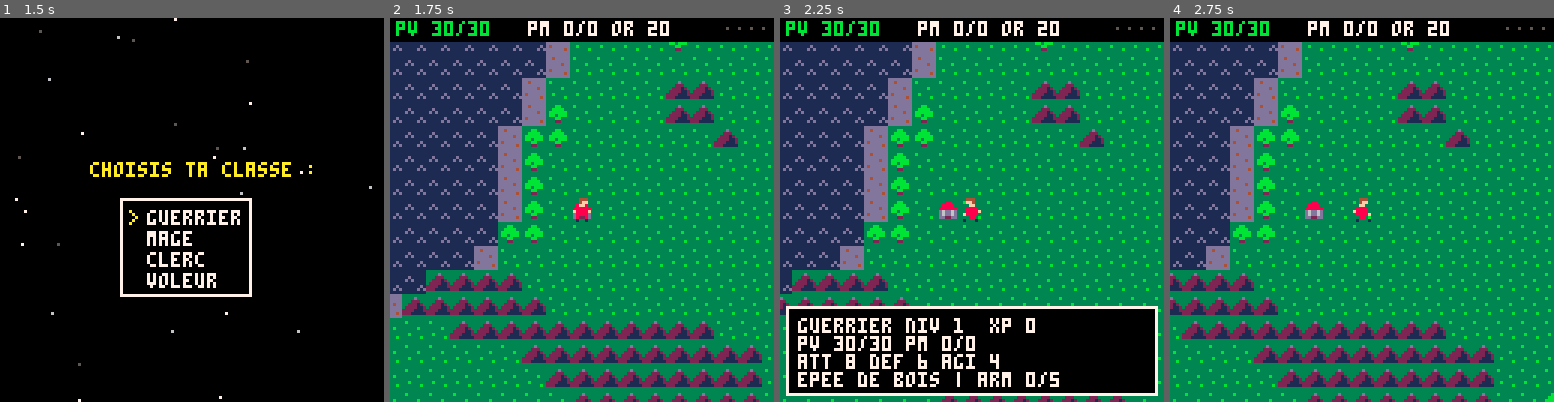
Above: before the commit, frames 1-4 (left to right).
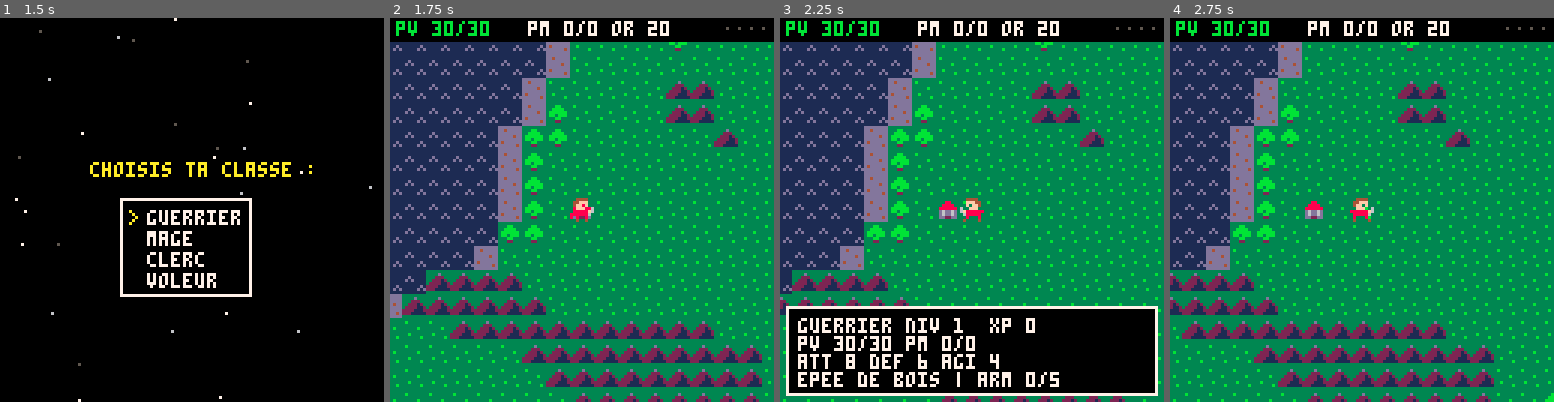
Above: after the commit, the same moments.

Repository: boblefrag/avenir-en-commun-rpg
Game: PICO-8 cartridge main.p8
Same seed, same stepped clock (60 frames per second), same inputs: the game is played once before the commit and once after it.
Inputs:
- Up to frame 1 (1.5 s): tap X (X key) at 0.33, 1.07 s; tap O (Z key) at 0.7 s
- Up to frame 2 (1.75 s): hold Right from 1.6 s (still down); tap O (Z key) at 1.7 s
- Up to frame 3 (2.25 s): tap X (X key) at 1.85 s; release Right at 2.1 s; tap O (Z key) at 2.1 s; hold Up from 2.15 s (still down)
- Up to frame 4 (2.75 s): release Up at 2.42 s; hold Right from 2.47 s (still down); tap O (Z key) at 2.5 s

Frame 1 is identical in both runs. In frame 2, 0.1% of the frame differs, in the area x 46-54%, y 46-54%; in frame 3, 0.2%; in frame 4, 0.2%.

Commit message:
Super potion, decors de combat et de boutique, sprites retouches
- super potion : +80 pv, 60 or, butin des monstres a 25 or et plus,
  sauvegardee en 0x5e0d
- decors dessines en code (src/decor.lua) : plaine, foret, cote, donjon,
  ciel de nuit ou de jour selon les gemmes ; boutique avec etageres,
  comptoir et enseigne ; la graine du hasard est restauree apres dessin
- sprites redessines : spartoi, sirene, cyclope, ombre, diablotin,
  chien d'orthros ; loup en gris
- heros de la carte : de profil avec cape de la couleur de la classe
  et epee, frame de marche avec cape au vent

Co-Authored-By: Claude Opus 5.5 <noreply@anthropic.com>

Diff:
--- a/main.p8
+++ b/main.p8
@@ -10,6 +10,7 @@
 #include src/battle.lua
 #include src/town.lua
 #include src/dungeon.lua
+#include src/decor.lua
 
 
 
--- a/src/battle.lua
+++ b/src/battle.lua
@@ -10,6 +10,9 @@
  local b=m[8]\10==1
  mmax,mdk=flr(m[2]*(b and 1.3 or 2)),b and .75 or .55
  mo,mhp,bt,shd,hid,hit,blk=m,mmax,0,0,false,0,0
+ -- decor (decor.lua) : donjon, ou selon la case du heros sur la carte
+ local t=mget(px,py)
+ bk=prev==dungeon and 4 or (t==4 or t==5) and 2 or (t==2 or t==9) and 3 or 1
  jingle(40,m[8]==15 and 32 or 24)
  msg(m[1].." surgit !",bmenu)
 end
@@ -27,7 +30,7 @@
   if h.cl==4 then hide() else bmagic() end
  elseif i==3 then
   hid=false
-  menu(items(),4,60,function(o)
+  menu(items(),4,56,function(o)
    close()
    local t,u=use_item(o)
    if not t then
@@ -205,15 +208,16 @@
 end
 
 -- butin : 25% des combats (40% pour le voleur, toujours sur un boss)
--- 40% potion (ou potion de magie si on a des pm), sinon un tresor
+-- 40% potion (super potion sur les monstres qui donnent 25 or et
+-- plus, ou potion de magie si on a des pm), sinon un tresor
 -- d'autant plus precieux que le monstre donne de l'or
 function loot()
  if (rnd(100)>=(mo[8]\10==1 and 100 or h.cl==4 and 40 or 25)) return ""
  if rnd()<.4 then
-  local k=h.pm>0 and rnd()<.5 and "eth" or "pot"
+  local k=h.pm>0 and rnd()<.5 and "eth" or mo[7]>=25 and "spo" or "pot"
   if h[k]<9 then
    h[k]+=1
-   return "\nobjet : "..(k=="pot" and "potion" or "potion de magie").." !"
+   return "\nobjet : "..(k=="pot" and "potion" or k=="spo" and "super potion" or "potion de magie").." !"
   end
  end
  local i=flr(rnd(min(6,1+mo[7]\12)))+1
@@ -239,8 +243,11 @@
 function battle.draw()
  if (hit>0) hit-=1
  if (blk>0) blk-=1
- cls(hit>5 and hit<9 and 8 or 1)
- rectfill(0,64,127,127,3)
+ if hit>5 and hit<9 then
+  cls(8)
+ else
+  backdrop(bk)
+ end
  pal(11,mo[10])
  pal(3,mo[11])
  -- 16x16 agrandi x3, boss 32x32 agrandi x2
--- a/src/data.lua
+++ b/src/data.lua
@@ -18,7 +18,7 @@
 -- 74 cyclope, 76 chien, 78 ombre, 98 diablotin, 100 serpent ; 128+ boss en 32x32
 -- couleurs : remplacent le 11 et le 3 du sprite (pal)
 -- special (boss) : voir spn plus bas
-mons=tbl("harpie,14,5,1,6,5,3,1,64,4,2,0|loup,16,7,2,5,6,4,1,76,3,6,0|sanglier,20,8,2,3,7,5,1,68,4,2,0|saty …(1177 unchanged characters)…
+mons=tbl("harpie,14,5,1,6,5,3,1,64,4,2,0|loup,16,7,2,5,6,4,1,76,6,5,0|sanglier,20,8,2,3,7,5,1,68,4,2,0|saty …(1177 unchanged characters)…
 
 -- attaques speciales des boss, au 3e tour puis tous les 3 tours :
 -- 1 frappe double, 2 se soigne, 3 frappe triple,
--- /dev/null
+++ b/src/decor.lua
@@ -0,0 +1,104 @@
+-- decors des combats et des boutiques, dessines en code (aucun sprite)
+-- apercus : rendu python dans le dossier de travail de claude
+
+-- sol en perspective : lignes de plus en plus espacees vers le bas,
+-- et lignes fuyantes vers le centre de l'horizon (y=64)
+function persp(c)
+ for i=1,9 do
+  local y=64+i*i*.8
+  line(0,y,127,y,c)
+ end
+ for i=-6,6 do
+  line(64+i*8,64,64+i*48,127,c)
+ end
+end
+
+-- ciel : nuit etoilee et croissant de lune, plein jour a 3 gemmes
+function sky()
+ local day=ngems()>2
+ cls(day and 12 or 1)
+ if day then
+  circfill(100,14,7,10)
+ else
+  for i=1,30 do pset(rnd(128),rnd(56),rnd({5,6,7})) end
+  circfill(100,14,6,7)
+  circfill(103,12,6,1)
+ end
+end
+
+-- decor de combat ; k : 1 plaine, 2 foret, 3 cote, 4 donjon
+-- srand(7) fige etoiles, arbres et touffes d'une frame a l'autre ;
+-- la graine r tiree avant est remise a la fin pour que le hasard du
+-- jeu (degats, fuite...) reste aleatoire
+function backdrop(k)
+ local r=rnd()
+ srand(7)
+ if k==4 then
+  -- mur de briques, deux torches, dallage sombre
+  cls(5)
+  for y=0,63,6 do
+   line(0,y,127,y,1)
+   for x=y\6%2*6,127,12 do line(x,y,x,y+5,1) end
+  end
+  for x in all({16,108}) do
+   rectfill(x,30,x+2,40,4)
+   circfill(x+1,27,3,9)
+   circfill(x+1,26,1,10)
+  end
+  rectfill(0,64,127,127,0)
+  persp(5)
+ else
+  sky()
+  local g,d=split("3,3,15")[k],split("11,11,9")[k]
+  if k==1 then
+   -- collines au loin
+   for x=0,159,40 do circfill(x,72,26,13) end
+  elseif k==2 then
+   -- lisiere de foret
+   for x=-4,132,9 do
+    local h=rnd(8)
+    circfill(x,58-h,6+rnd(3),3)
+    rectfill(x-1,58-h,x+1,64,4)
+   end
+  else
+   -- mer et vaguelettes
+   rectfill(0,50,127,63,12)
+   for i=1,25 do
+    local x,y=rnd(128),50+rnd(13)
+    line(x,y,x+3,y,7)
+   end
+  end
+  rectfill(0,64,127,127,g)
+  -- ombre a l'horizon (trame 2 couleurs)
+  fillp(0b1010010110100101)
+  rectfill(0,64,127,69,g+16*split("1,1,4")[k])
+  fillp()
+  -- touffes, plus longues au premier plan
+  for i=1,70 do
+   local x,y=rnd(128),64+rnd(63)
+   line(x,y,x+(y-60)/12,y,d)
+  end
+ end
+ srand(r)
+end
+
+-- boutique : mur de planches, etageres de fioles, marchand, comptoir
+function shop()
+ local r=rnd()
+ cls(4)
+ for x=0,127,10 do line(x,0,x,63,2) end
+ for y in all({14,34}) do
+  rectfill(0,y,127,y+2,2)
+  srand(y)
+  for x=4,124,6 do
+   rectfill(x,y-3-rnd(4),x+3,y-1,rnd({8,12,11,9,14,7}))
+  end
+ end
+ for y=76,127,7 do line(0,y,127,y,2) end
+ sspr(0,48,16,16,40,20,48,48)
+ rectfill(0,60,127,75,2)
+ line(0,60,127,60,15)
+ line(0,61,127,61,9)
+ for x=0,127,16 do rect(x+2,64,x+13,72,4) end
+ srand(r)
+end
--- a/src/hero.lua
+++ b/src/hero.lua
@@ -20,7 +20,7 @@
 end
 
 function new_hero(cl)
- h={cl=cl,lv=1,xp=0,gold=20,gems=0,town=1,pot=0,eth=0,wep=0,arm={0,0,0,0,0},tr={0,0,0,0,0,0}}
+ h={cl=cl,lv=1,xp=0,gold=20,gems=0,town=1,pot=0,spo=0,eth=0,wep=0,arm={0,0,0,0,0},tr={0,0,0,0,0,0}}
  stats()
  h.hp,h.mp=h.pv,h.pm
 end
@@ -45,7 +45,7 @@
 
 -- sauvegarde (0x5e00, voir decisions.md)
 -- 0 marqueur, 1 classe, 2 niveau, 3 gemmes, 4 ville, 5 pot, 6 wep
--- 7..11 arm (5 pieces), 12 potions de magie
+-- 7..11 arm (5 pieces), 12 potions de magie, 13 super potions
 -- 16.. xp, or, pv, pm (2 octets chacun), 24..29 tresors (6 types)
 sv=split("cl,lv,gems,town,pot,wep")
 
@@ -54,6 +54,7 @@
  for i,k in ipairs(sv) do poke(0x5e00+i,h[k] or 0) end
  for i=1,5 do poke(0x5e06+i,h.arm and h.arm[i] or 0) end
  poke(0x5e0c,h.eth or 0)
+ poke(0x5e0d,h.spo or 0)
  poke2(0x5e10,h.xp,h.gold,h.hp,h.mp)
  for i=1,6 do poke(0x5e17+i,h.tr[i]) end
 end
@@ -64,6 +65,7 @@
  for i,k in ipairs(sv) do h[k]=@(0x5e00+i) end
  for i=1,5 do h.arm[i]=@(0x5e06+i) end
  h.eth=@0x5e0c
+ h.spo=@0x5e0d
  h.xp,h.gold,h.hp,h.mp=peek2(0x5e10,4)
  stats()
 end
@@ -99,23 +101,25 @@
  return it,ids
 end
 
--- objets : 1 potion (+20 pv), 2 potion de magie (+15 pm),
--- 3 serviette (ne sert a rien, ne s'use pas, ne coute pas de tour)
+-- objets : 1 potion (+20 pv), 2 super potion (+80 pv),
+-- 3 potion de magie (+15 pm),
+-- 4 serviette (ne sert a rien, ne s'use pas, ne coute pas de tour)
 function items()
- return {"potion (x"..h.pot..")","p. magie (x"..h.eth..")","serviette","retour"}
+ return {"potion (x"..h.pot..")","super potion (x"..h.spo..")","p. magie (x"..h.eth..")","serviette","retour"}
 end
 
 -- utilise l'objet o : renvoie le message (nil si retour)
 -- et true si l'objet a ete bu
 function use_item(o)
- if o==1 then
-  if (h.pot<1) return "plus de potion !"
+ if o<3 then
+  local k=o==1 and "pot" or "spo"
+  if (h[k]<1) return "plus de "..(o==1 and "potion" or "super potion").." !"
   if (h.hp>=h.pv) return "pv deja au maximum !"
-  h.pot-=1
-  return "vous buvez une potion !\n"..heal(20),true
+  h[k]-=1
+  return "vous buvez une "..(o==1 and "" or "super ").."potion !\n"..heal(o==1 and 20 or 80),true
+ elseif o==4 then
+  return rnd(towel)
  elseif o==3 then
-  return rnd(towel)
- elseif o==2 then
   if (h.eth<1) return "plus de potion de magie !"
   if (h.mp>=h.pm) return "pm deja au maximum !"
   local g=min(15,h.pm-h.mp)
--- a/src/town.lua
+++ b/src/town.lua
@@ -33,19 +33,21 @@
  end
 end
 
--- objets : potion (10 or) et potion de magie (25 or), 9 max chacune
+-- objets : potion (10 or), super potion (60 or), potion de magie
+-- (25 or), 9 max chacune
 function item_shop()
- menu({"potion - 10 or ("..h.pot.."/9)","p. magie - 25 or ("..h.eth.."/9)","vendre","retour"},4,44,function(o)
+ menu({"potion - 10 or ("..h.pot.."/9)","super potion - 60 or ("..h.spo.."/9)","p. magie - 25 or ("..h.eth.."/9)","vendre","retour"},4,40,function(o)
   close()
-  if o==3 then
+  if o==4 then
    sell_shop()
    return
-  elseif o>3 then
+  elseif o>4 then
    tmenu()
    return
   end
   local k,pr,n="pot",10,"potion"
-  if (o==2) k,pr,n="eth",25,"potion de magie"
+  if (o==2) k,pr,n="spo",60,"super potion"
+  if (o==3) k,pr,n="eth",25,"potion de magie"
   if h[k]>=9 then
    msg("sacoche pleine !",item_shop)
   else
@@ -137,9 +139,11 @@
 function town.update() end
 
 function town.draw()
- cls(1)
- rectfill(0,64,127,127,4)
- sspr(0,48,16,16,40,20,48,48)
- print(tw.n,64-#tw.n*2,12,10)
+ shop()
+ -- enseigne au nom de la ville
+ local w=#tw.n*2
+ rectfill(60-w,8,67+w,18,4)
+ rect(60-w,8,67+w,18,9)
+ print(tw.n,64-w,11,10)
  hud()
 end
--- a/tests/smoke.lua
+++ b/tests/smoke.lua
@@ -114,13 +114,16 @@
 ok(nspells()==0,"guerrier : aucun sort")
 new_hero(2)
 h.eth,h.mp=1,0
-local t,u=use_item(2)
+local t,u=use_item(3)
 ok(u and h.eth==0 and h.mp==min(15,h.pm),"potion de magie : pm rendus")
 h.eth=3
 save()
 h=nil
 load_game()
 ok(h.eth==3,"potions de magie sauvegardees")
+h.spo,h.hp=1,1
+use_item(2)
+ok(h.spo==0 and h.hp==min(81,h.pv),"super potion : +80 pv")
 rep=10
 ok(enc(17)!=nil and rep==9,"repousse : compteur de pas")
 rep=0
@@ -149,8 +152,8 @@
 ok(#tres==6,"table des tresors")
 
 -- serviette : toujours la, un message, rien de consomme
-local t,u=use_item(3)
-ok(t and not u and #items()==4,"serviette : "..(t or "?"))
+local t,u=use_item(4)
+ok(t and not u and #items()==5,"serviette : "..(t or "?"))
 
 -- fin : la princesse et la serviette
 wins={}
Not shown, changed: 39 lines of the sprite sheet (__gfx__) section of main.p8
